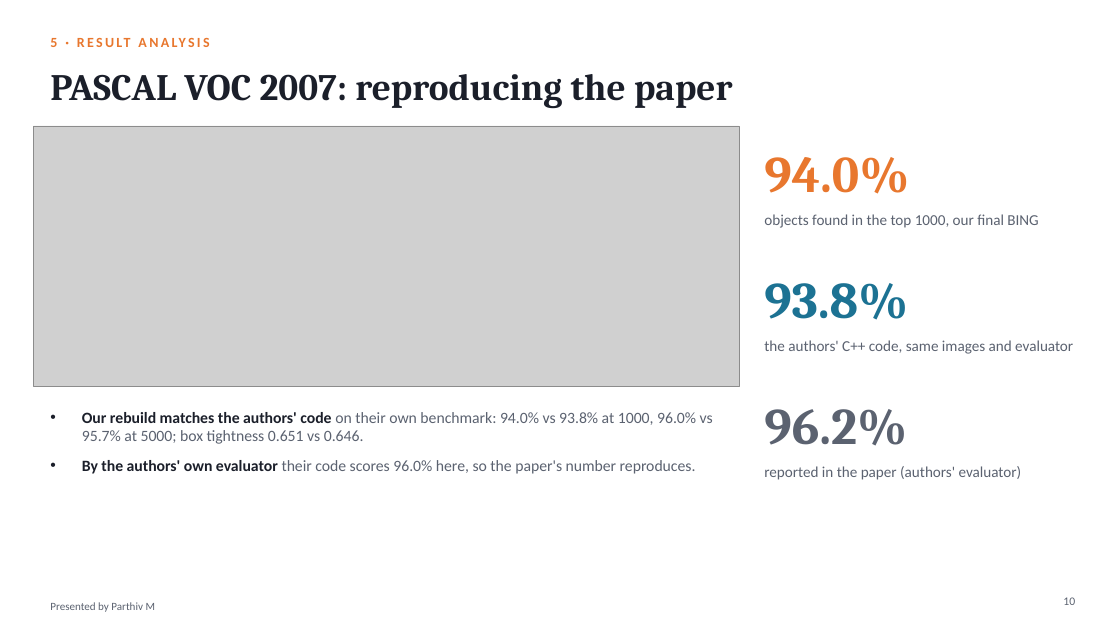
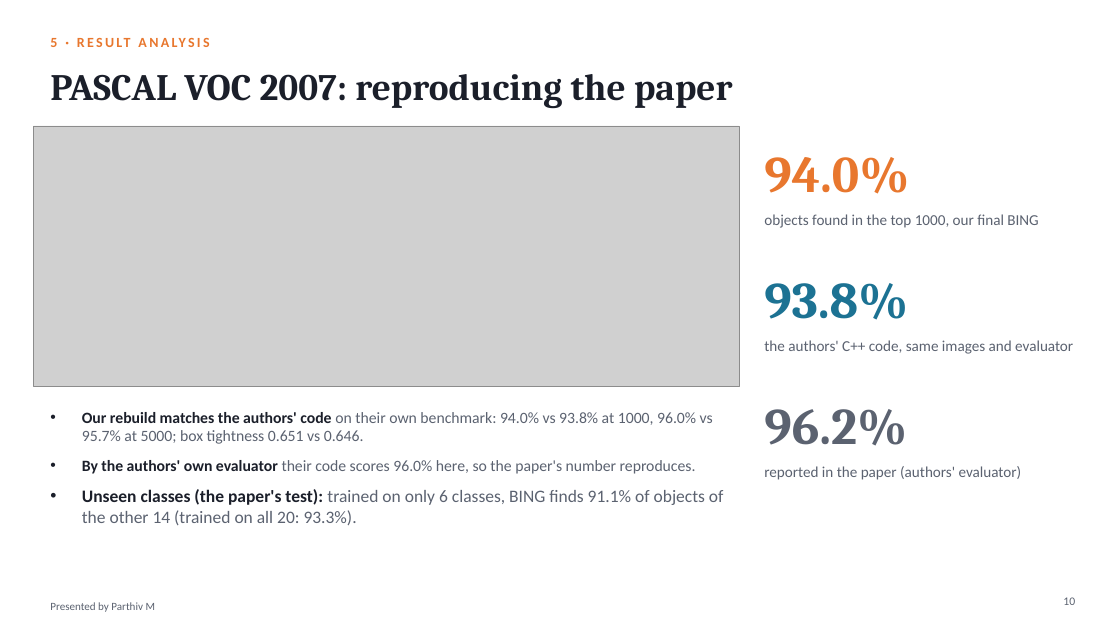
Before and after one commit to hari18305/cvprojectg10, a slide deck: slide 10 of presentation/BING_Objectness_Group10.pptx. Drawn at 1120x630 pixels with LibreOffice and Linux fonts; fonts in the diff are those of the drawing; grey boxes stand for pictures. Boxes give left, top, right and bottom in pixels: in the first picture for what was removed or moved away, otherwise in the second. Text is boxed around its words. In the diff, an @@ line names an element or a change of style, - is before the commit and + after.

```diff
--- a/presentation/BING_Objectness_Group10.pptx
+++ b/presentation/BING_Objectness_Group10.pptx
@@ text at [82, 489, 724, 525]: paragraph added @@
+• Unseen classes (the paper's test): trained on only 6 classes, BING finds 91.1% of objects of the other 14 (trained on all 20: 93.3%).
```
Also in this commit, not shown: 4 other slides changed, 20 other files.
